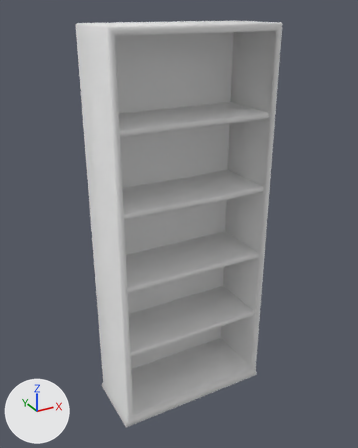
An edit to the FBX model UNITY/Projekt_2/Assets/_FBX/Furniture/msh_L_BookShelf_1.fbx, drawn before and after from the same camera.
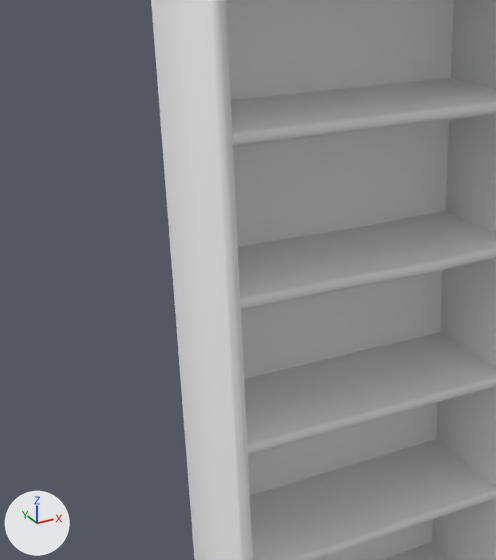
Each version is shown whole from a 50 mm camera at (-0.84, 18.04, 2.36) aimed at (0.47, 20.42, 1.17), then close up on the part from 0% to 71% of the width and 14% to 77% of the height. The axes (+X, +Y, +Z) are drawn at lower left. The lights are the same throughout. The last two pictures show the newer version. Materials are left out; every surface is plain grey. Where no turn or scale is listed for an object, it has been applied to the vertices.

In view in the first close-up: 'msh_L_BookShelf_1'.
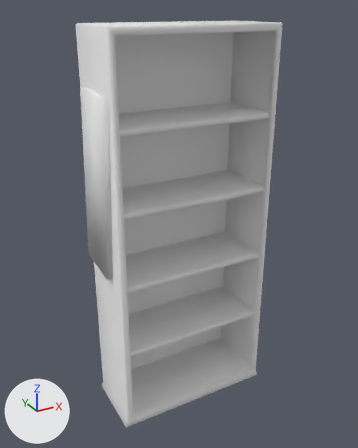
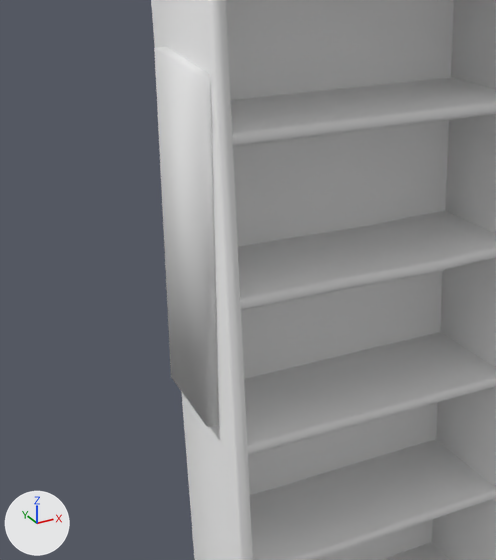
The newer file is also turned or shifted as a whole; pictures and numbers use the older file's frame.

Edits to the scene script, one JSON object a line:
```json
{"block": "me_cube_224", "where": "# used by ob_msh_l_bookshelf_1; location = (0.475, 20.407, 0.0)"}
{"block": "me_cube_224", "where": "# verts and faces of me_cube_224; kept vertices keep their numbers, new ones are numbered from 128"}
{"op": "remove", "block": "me_cube_224", "code": "me_cube_224.from_pydata(...)  # 128 vertices, 95 faces; spans x -0.5..0.5, y -0.21..0.21, z 0.0..2.29"}
{"op": "add", "block": "me_cube_224", "code": "me_cube_224.from_pydata(...)  # 136 vertices, 100 faces; spans x -0.52..0.5, y -0.21..0.21, z 0.0..2.29"}
{"block": "me_cube_224", "change": "me_cube_224 part 1"}
{"op": "add", "block": "me_cube_224", "code": "verts[128] = (-0.52, 0.1, 1.99)  # pixel (154, 47)"}
{"op": "add", "block": "me_cube_224", "code": "verts[129] = (-0.52, -0.19, 1.97)  # pixel (196, 75)"}
{"op": "add", "block": "me_cube_224", "code": "verts[130] = (-0.52, -0.1, 0.99)  # pixel (207, 427)"}
{"op": "add", "block": "me_cube_224", "code": "verts[131] = (-0.52, 0.19, 1.02)  # pixel (171, 376)"}
{"op": "add", "block": "me_cube_224", "code": "for new, old in zip([*range(132, 136)], [*range(128, 132)]): verts[new] = verts[old] + (0.04, 0.0, 0.0)"}
{"op": "add", "block": "me_cube_224", "code": "faces += [(128, 131, 130, 129), (129, 130, 134, 133), (130, 131, 135, 134), (128, 132, 135, 131), (128, 129, 133, 132)]"}
```

What differs and where, as boxes (x1, y1, x2, y2) in the close-ups (496 x 560 px):
```json
{"part": 1, "of": "me_cube_224", "change": "added", "after": [154, 47, 219, 427]}
```
